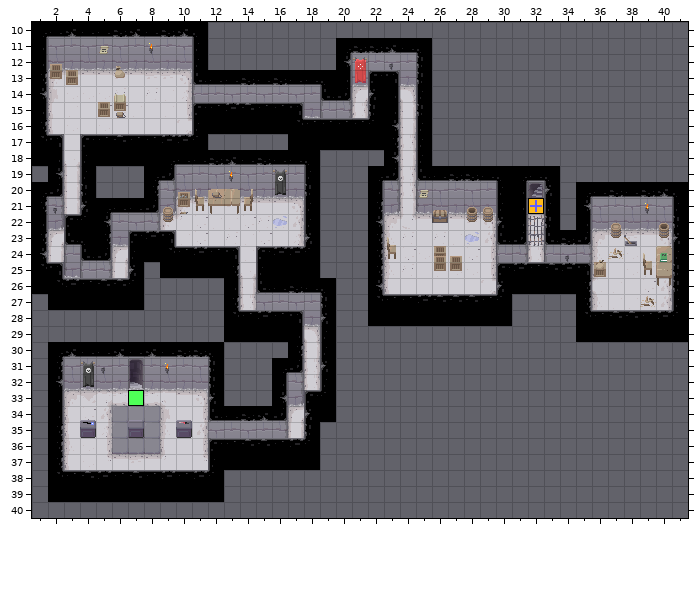
Two versions of a level (Tiled map (JSON), maps/Level3.json). Above: the version before the commit.
Cells are 16x16 px. Shown: x 1..41, y 10..40.
After:
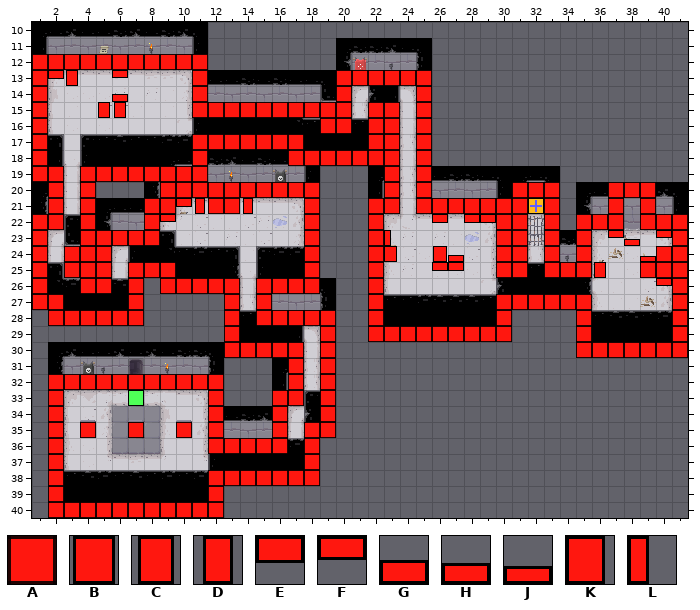
Key: from "Collision": A 0, B 1, C 2, D 3, E 31, F 32, G 42, H 43, J 44, K 47, L 53.
_ is an empty cell.
Tiles of an added or newly shown layer are drawn over the layers below it.
What changed:
Layer "Solid" (now shown):
There is now tile A in row 12 at x 1 to 11; in row 13 at x 1, 11 and 20 to 25; in row 14 at x 1, 11, 20 and 25; in row 15 at x 1, 11 to 20, 22 to 23 and 25; in row 16 at x 1, 19 to 20, 22 to 23 and 25; in row 17 at x 1, 11 to 17, 22 to 23 and 25.
There is now tile A in row 18 at x 1, 11, 17 to 23 and 25; in row 19 at x 1 to 2, 4 to 11, 23 and 25; in row 20 at x 2, 4, 9 to 18, 23, 25, 31 to 33 and 37 to 39; in row 21 at x 2, 4, 8 to 9, 12 to 13, 18, 22 to 23, 25 to 31, 33, 37 and 39; in row 22 at x 1 to 2, 4, 8, 18, 22, 30 to 31, 33, 35 to 37 and 39 to 41; in row 23 at x 1, 4 to 8, 18, 22, 30 to 31, 33, 35 and 41.
There is now tile A in row 24 at x 1, 3 to 5, 18, 22, 30 to 31, 33, 35 and 40 to 41; in row 25 at x 1, 3 to 5, 7 to 9, 18, 22, 30 to 31, 33 to 35 and 39 to 41; in row 26 at x 1, 4 to 5, 7, 9 to 13, 15 to 18, 22 and 41; in row 27 at x 1 to 2, 7, 13, 15, 22, 30 to 35 and 41; in row 28 at x 2 to 7, 13, 15 to 19, 22, 30, 35 and 41; in row 29 at x 13, 19, 22 to 30, 35 and 41.
There is now tile A in row 30 at x 13 to 17, 19 and 35 to 41; in row 31 at x 17 and 19; in row 32 at x 2 to 12, 17 and 19; in row 33 at x 2, 12, 16 to 17 and 19; in row 34 at x 2, 12, 16 and 19; in row 35 at x 2, 4, 7, 10, 12, 16 and 18 to 19.
There is now tile A in row 36 at x 2, 12 to 16 and 18; in row 37 at x 2 and 18; in row 38 at x 2 and 12 to 18; in row 39 at x 2 and 12; in row 40 at x 2 to 12.
There is now tile B in row 24 at x 26.
There is now tile C in row 13 at x 3; in row 15 at x 5 to 6; in row 25 at x 36.
There is now tile D in row 21 at x 11 and 14.
There is now tile E in row 13 at x 2; in row 21 at x 10; in row 22 at x 26 and 28 to 29; in row 25 at x 26 to 27.
There is now tile F in row 13 at x 6; in row 22 at x 9; in row 23 at x 37 and 40; in row 26 at x 40.
There is now tile G in row 14 at x 6.
There is now tile H in row 23 at x 38; in row 24 at x 27.
There is now tile J in row 24 at x 39.
There is now tile K in row 24 at x 23.
There is now tile L in row 23 at x 23.
Pixel boxes of the changes (left, top, right, bottom) in both pictures:
added: (32, 54, 688, 518)
